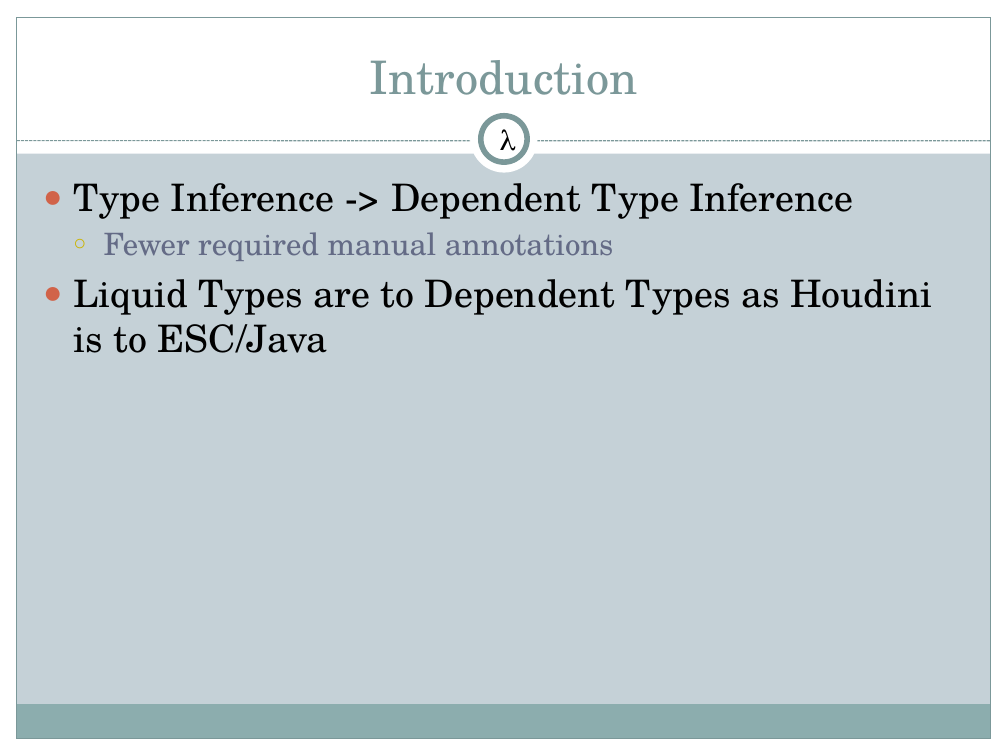
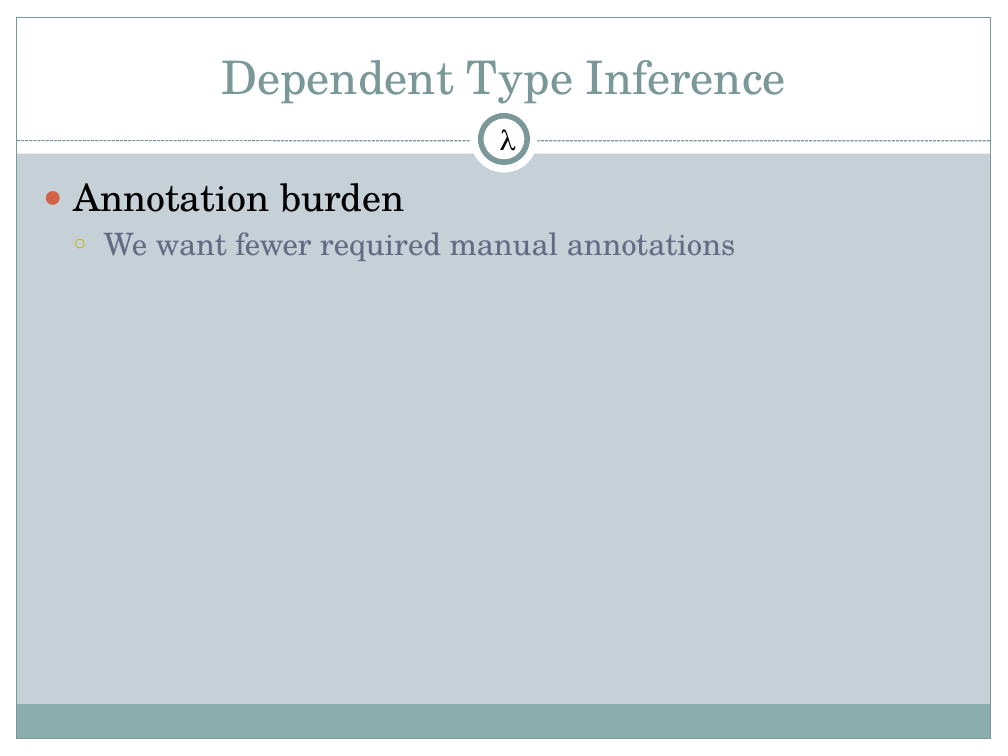
Before and after one commit to 2016rshah/CS395T, a slide deck: slide 5 of liquid-types.pptx (slide 3 before the commit). Drawn at 1008x756 pixels with LibreOffice and Linux fonts; fonts in the diff are those of the drawing. Boxes give left, top, right and bottom in pixels: in the first picture for what was removed or moved away, otherwise in the second. Text is boxed around its words. In the diff, an @@ line names an element or a change of style, - is before the commit and + after.

```diff
--- a/liquid-types.pptx
+++ b/liquid-types.pptx
@@ title at <box>221,60,786,104</box>: text changed @@
-Introduction
+Dependent Type Inference
@@ text at <box>73,183,736,261</box>: text changed; size 27 to 22 pt; text colour #000000 to #646B86 @@
-● Type Inference -> Dependent Type Inference
-  ○ Fewer required manual annotations
-● Liquid Types are to Dependent Types as Houdini is to ESC/Java
+● Annotation burden
+  ○ We want fewer required manual annotations
```
Also in this commit, not shown: 5 other slides changed, 30 slides added, 1 slide removed, 2 other files.
